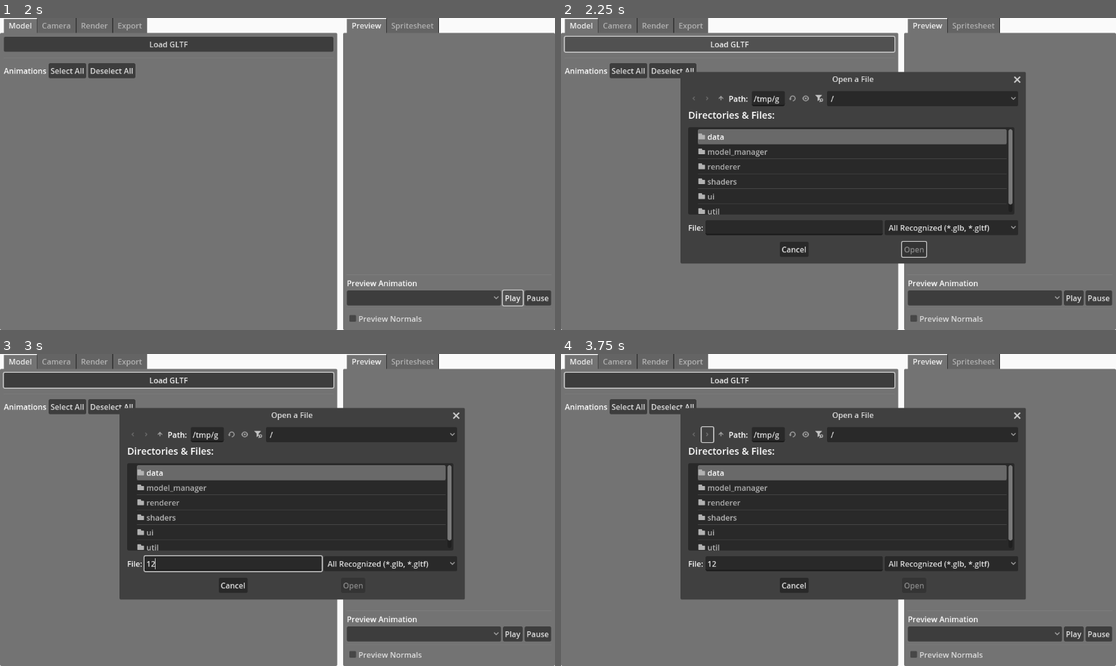
Above: before the commit, frames 1-4 (two rows, left to right).
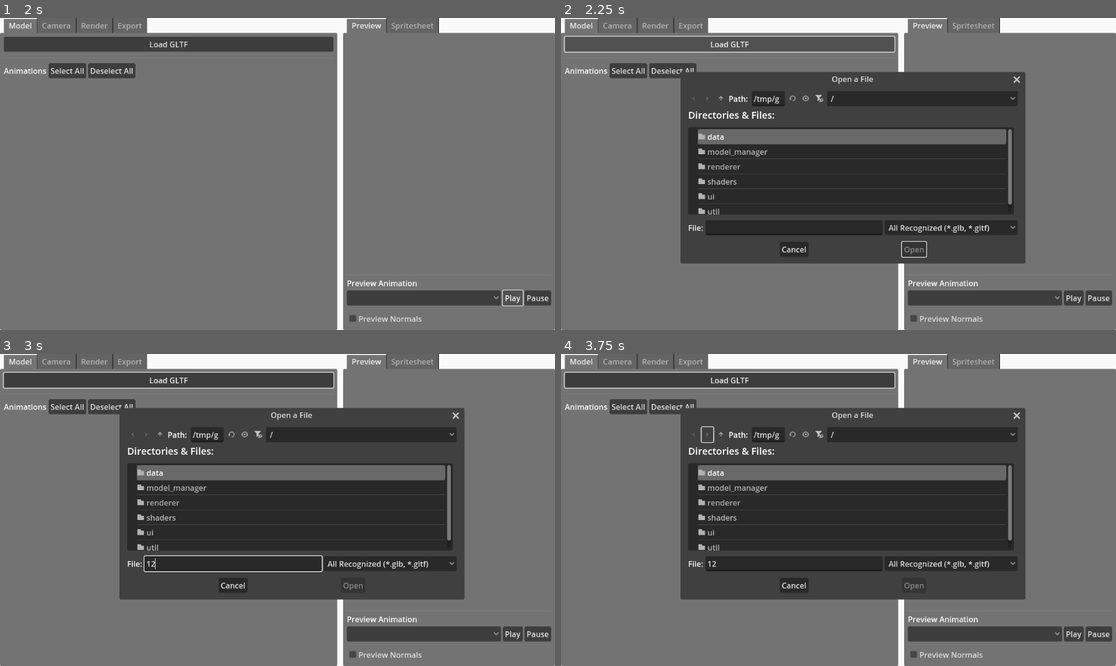
Above: after the commit, the same moments.

Repository: Caaz/FlatPixel
Game: Godot game, scene res://ui/main.tscn
Same seed, same stepped clock (60 frames per second), same inputs: the game is played once before the commit and once after it.
Inputs (mouse positions are in pixels of both pictures, inside the frame that each line leads up to):
- Up to frame 1 (2 s): click "Play" at 0.5 s; click "Play" at 1.25 s
- Up to frame 2 (2.25 s): click "Load GLTF" at 2 s
- Up to frame 3 (3 s): click (233, 563) at 2.77 s; type "12" at 2.85 s
- Up to frame 4 (3.75 s): click (705, 435) at 3.5 s

Frame 1 is identical in both runs. In frame 2, 0.1% of the frame differs, in the area x 48-83%, y 18-68%; in frame 3, 0.1%; in frame 4, 0.1%.
Error before the commit: Invalid call. Nonexistent function 'resume_animation' in base 'Nil'. (res://ui/preview_window/preview_window.gd:57)

Commit message:
more work, big cleanup

Diff:
--- a/model_manager/capture_model.gd
+++ b/model_manager/capture_model.gd
@@ -33,3 +33,25 @@
 func set_animation_position(frame_position: float):
 	if not animation_player: return
 	animation_player.seek(frame_position, true)
+
+func get_aabb():
+	return _calculate_spatial_bounds(self, false)
+
+func _calculate_spatial_bounds(parent : Node3D, exclude_top_level_transform: bool) -> AABB:
+	var bounds : AABB = AABB()
+	if parent is VisualInstance3D:
+		bounds = parent.get_aabb();
+
+	for i in range(parent.get_child_count()):
+		var child = parent.get_child(i)
+		if child and child is Node3D:
+			var child_bounds : AABB = _calculate_spatial_bounds(child, false)
+			if bounds.size == Vector3.ZERO && parent:
+				bounds = child_bounds
+			else:
+				bounds = bounds.merge(child_bounds)
+	if bounds.size == Vector3.ZERO && !parent:
+		bounds = AABB(Vector3(-0.2, -0.2, -0.2), Vector3(0.4, 0.4, 0.4))
+	if !exclude_top_level_transform:
+		bounds = parent.transform * bounds
+	return bounds
--- a/ui/animation_preview/animation_preview.gd
+++ /dev/null
@@ -1,24 +0,0 @@
-extends Control
-
-signal on_animation_settings_changed(settings: AnimationSettings)
-
-@onready var animation_selector = %AnimationSelector
-
-var current_settings: AnimationSettings = AnimationSettings.new()
-
-func set_available_animations(animations: PackedStringArray):
-	animation_selector.clear()
-	for item in animations:
-		animation_selector.add_item(item)
-
-func _on_animation_selector_item_selected(index):
-	current_settings.current_animation = animation_selector.get_item_text(index)
-	on_animation_settings_changed.emit(current_settings)
-
-func _on_play_button_pressed():
-	current_settings.is_playing = true
-	on_animation_settings_changed.emit(current_settings)
-
-func _on_pause_button_pressed():
-	current_settings.is_playing = false
-	on_animation_settings_changed.emit(current_settings)
--- a/ui/animation_preview/animation_preview.tscn
+++ /dev/null
@@ -1,34 +0,0 @@
-[gd_scene load_steps=2 format=3 uid="uid://ckry5jyr4ps3o"]
-
-[ext_resource type="Script" uid="uid://cqx4igpvvrxu2" path="res://ui/animation_preview/animation_preview.gd" id="1_pa5ka"]
-
-[node name="AnimationPreview" type="MarginContainer"]
-anchors_preset = 15
-anchor_right = 1.0
-anchor_bottom = 1.0
-grow_horizontal = 2
-grow_vertical = 2
-script = ExtResource("1_pa5ka")
-
-[node name="PanelContainer" type="PanelContainer" parent="."]
-layout_mode = 2
-
-[node name="VBoxContainer" type="VBoxContainer" parent="PanelContainer"]
-layout_mode = 2
-
-[node name="AnimationSelector" type="OptionButton" parent="PanelContainer/VBoxContainer"]
-unique_name_in_owner = true
-layout_mode = 2
-allow_reselect = true
-
-[node name="PlayButton" type="Button" parent="PanelContainer/VBoxContainer"]
-layout_mode = 2
-text = "Play"
-
-[node name="PauseButton" type="Button" parent="PanelContainer/VBoxContainer"]
-layout_mode = 2
-text = "Pause"
-
-[connection signal="item_selected" from="PanelContainer/VBoxContainer/AnimationSelector" to="." method="_on_animation_selector_item_selected"]
-[connection signal="pressed" from="PanelContainer/VBoxContainer/PlayButton" to="." method="_on_play_button_pressed"]
-[connection signal="pressed" from="PanelContainer/VBoxContainer/PauseButton" to="." method="_on_pause_button_pressed"]
--- a/ui/camera_control/camera_control.gd
+++ /dev/null
@@ -1,28 +0,0 @@
-extends Control
-
-signal on_camera_settings_changed(new_settings: CameraSettings)
-
-@onready var model_rotation_slider = %ModelRotationSlider
-@onready var model_rotation_spin_box = %ModelRotationSpinBox
-
-@onready var x_spin_box = %XSpinBox
-@onready var y_spin_box = %YSpinBox
-@onready var z_spin_box = %ZSpinBox
-
-@onready var tilt_spin_box = %TiltSpinBox
-
-var current_settings: CameraSettings
-
-func _ready():
-	_on_value_changed.call_deferred()
-
-func _on_value_changed():
-	current_settings = CameraSettings.new()
-
-	current_settings.model_rotation = model_rotation_spin_box.value
-	current_settings.camera_offset = Vector3(
-		x_spin_box.value, y_spin_box.value, z_spin_box.value
-	)
-	current_settings.camera_tilt = tilt_spin_box.value
-
-	on_camera_settings_changed.emit(current_settings)
--- a/ui/camera_control/camera_control.tscn
+++ /dev/null
@@ -1,88 +0,0 @@
-[gd_scene load_steps=2 format=3 uid="uid://b7q43fwr5nuds"]
-
-[ext_resource type="Script" uid="uid://c1tk484pm5qsn" path="res://ui/camera_control/camera_control.gd" id="1_u1soe"]
-
-[node name="CameraControl" type="MarginContainer"]
-anchors_preset = 15
-anchor_right = 1.0
-anchor_bottom = 1.0
-grow_horizontal = 2
-grow_vertical = 2
-script = ExtResource("1_u1soe")
-
-[node name="PanelContainer" type="PanelContainer" parent="."]
-layout_mode = 2
-
-[node name="VBoxContainer" type="VBoxContainer" parent="PanelContainer"]
-layout_mode = 2
-
-[node name="Label" type="Label" parent="PanelContainer/VBoxContainer"]
-layout_mode = 2
-text = "Model Rotation"
-
-[node name="HBoxContainer2" type="HBoxContainer" parent="PanelContainer/VBoxContainer"]
-layout_mode = 2
-
-[node name="ModelRotationSpinBox" type="SpinBox" parent="PanelContainer/VBoxContainer/HBoxContainer2"]
-unique_name_in_owner = true
-layout_mode = 2
-min_value = -180.0
-max_value = 180.0
-
-[node name="ModelRotationSlider" type="HSlider" parent="PanelContainer/VBoxContainer/HBoxContainer2"]
-unique_name_in_owner = true
-layout_mode = 2
-size_flags_horizontal = 3
-min_value = -180.0
-max_value = 180.0
-
-[node name="Label2" type="Label" parent="PanelContainer/VBoxContainer"]
-layout_mode = 2
-text = "Camera Offset"
-
-[node name="HBoxContainer" type="HBoxContainer" parent="PanelContainer/VBoxContainer"]
-layout_mode = 2
-
-[node name="XSpinBox" type="SpinBox" parent="PanelContainer/VBoxContainer/HBoxContainer"]
-unique_name_in_owner = true
-layout_mode = 2
-size_flags_horizontal = 3
-min_value = -20.0
-max_value = 20.0
-step = 0.1
-
-[node name="YSpinBox" type="SpinBox" parent="PanelContainer/VBoxContainer/HBoxContainer"]
-unique_name_in_owner = true
-layout_mode = 2
-size_flags_horizontal = 3
-min_value = -20.0
-max_value = 20.0
-step = 0.1
-
-[node name="ZSpinBox" type="SpinBox" parent="PanelContainer/VBoxContainer/HBoxContainer"]
-unique_name_in_owner = true
-layout_mode = 2
-size_flags_horizontal = 3
-min_value = -20.0
-max_value = 20.0
-step = 0.1
-value = 2.0
-
-[node name="Label3" type="Label" parent="PanelContainer/VBoxContainer"]
-layout_mode = 2
-text = "Camera Tilt"
-
-[node name="TiltSpinBox" type="SpinBox" parent="PanelContainer/VBoxContainer"]
-unique_name_in_owner = true
-layout_mode = 2
-size_flags_horizontal = 3
-min_value = -180.0
-max_value = 180.0
-
-[connection signal="value_changed" from="PanelContainer/VBoxContainer/HBoxContainer2/ModelRotationSpinBox" to="PanelContainer/VBoxContainer/HBoxContainer2/ModelRotationSlider" method="set_value_no_signal"]
-[connection signal="value_changed" from="PanelContainer/VBoxContainer/HBoxContainer2/ModelRotationSpinBox" to="." method="_on_value_changed" unbinds=1]
-[connection signal="value_changed" from="PanelContainer/VBoxContainer/HBoxContainer2/ModelRotationSlider" to="PanelContainer/VBoxContainer/HBoxContainer2/ModelRotationSpinBox" method="set_value"]
-[connection signal="value_changed" from="PanelContainer/VBoxContainer/HBoxContainer/XSpinBox" to="." method="_on_value_changed" unbinds=1]
-[connection signal="value_changed" from="PanelContainer/VBoxContainer/HBoxContainer/YSpinBox" to="." method="_on_value_changed" unbinds=1]
-[connection signal="value_changed" from="PanelContainer/VBoxContainer/HBoxContainer/ZSpinBox" to="." method="_on_value_changed" unbinds=1]
-[connection signal="value_changed" from="PanelContainer/VBoxContainer/TiltSpinBox" to="." method="_on_value_changed" unbinds=1]
--- a/ui/gltf_loader/pick_model_panel.gd
+++ /dev/null
@@ -1,6 +0,0 @@
-extends Control
-
-signal file_selected(path: String)
-
-func _on_file_dialog_file_selected(path):
-	file_selected.emit(path)
--- a/ui/gltf_loader/pick_model_panel.tscn
+++ /dev/null
@@ -1,46 +0,0 @@
-[gd_scene load_steps=2 format=3 uid="uid://bj5ywl5kde6x6"]
-
-[ext_resource type="Script" uid="uid://dah1q2dw7iybn" path="res://ui/gltf_loader/pick_model_panel.gd" id="1_jbfab"]
-
-[node name="PickModelPanel" type="Control"]
-layout_mode = 3
-anchors_preset = 15
-anchor_right = 1.0
-anchor_bottom = 1.0
-grow_horizontal = 2
-grow_vertical = 2
-script = ExtResource("1_jbfab")
-
-[node name="FileDialog" type="FileDialog" parent="."]
-title = "Open a File"
-initial_position = 1
-size = Vector2i(750, 400)
-ok_button_text = "Open"
-file_mode = 0
-access = 2
-filters = PackedStringArray("*.gltf", "*.glb")
-
-[node name="MarginContainer" type="MarginContainer" parent="."]
-layout_mode = 1
-anchors_preset = 15
-anchor_right = 1.0
-anchor_bottom = 1.0
-grow_horizontal = 2
-grow_vertical = 2
-theme_override_constants/margin_left = 8
-theme_override_constants/margin_top = 8
-theme_override_constants/margin_right = 8
-theme_override_constants/margin_bottom = 8
-
-[node name="PanelContainer" type="PanelContainer" parent="MarginContainer"]
-layout_mode = 2
-
-[node name="VBoxContainer" type="VBoxContainer" parent="MarginContainer/PanelContainer"]
-layout_mode = 2
-
-[node name="Button" type="Button" parent="MarginContainer/PanelContainer/VBoxContainer"]
-layout_mode = 2
-text = "Load GLTF"
-
-[connection signal="file_selected" from="FileDialog" to="." method="_on_file_dialog_file_selected"]
-[connection signal="pressed" from="MarginContainer/PanelContainer/VBoxContainer/Button" to="FileDialog" method="show"]
--- a/ui/main.tscn
+++ b/ui/main.tscn
@@ -4,7 +4,7 @@
 [ext_resource type="PackedScene" uid="uid://b88sbvecfhnlq" path="res://ui/preview_window/preview_window.tscn" id="2_pxk5g"]
 [ext_resource type="PackedScene" uid="uid://s3okkitvmc7k" path="res://ui/panels/export_panel.tscn" id="5_06s8x"]
 [ext_resource type="PackedScene" uid="uid://diklcen85yc3m" path="res://ui/panels/render_panel.tscn" id="5_fc3ap"]
-[ext_resource type="PackedScene" uid="uid://bdagb6dr0dy1l" path="res://ui/panels/spritesheet_preview.tscn" id="7_06s8x"]
+[ext_resource type="PackedScene" uid="uid://bdagb6dr0dy1l" path="res://ui/preview_window/spritesheet_preview.tscn" id="7_06s8x"]
 [ext_resource type="PackedScene" uid="uid://biv2jotw81h8x" path="res://ui/panels/camera_panel.tscn" id="8_7nk2m"]
 [ext_resource type="PackedScene" uid="uid://dtlhn4og7ouyg" path="res://ui/panels/model_panel.tscn" id="8_ar4ev"]
 
--- a/ui/panels/camera_panel.gd
+++ b/ui/panels/camera_panel.gd
@@ -40,3 +40,10 @@
 	settings.perspective_camera_fov = perspective_fov_spin_box.value
 
 	Session.set_camera_settings(settings)
+
+func _autoframe():
+	var aabb = Session.model_settings.model.get_aabb()
+	var center = aabb.get_center()
+	offset_x_spin_box.value = center.x
+	offset_y_spin_box.value = center.y
+	_on_value_changed()
--- a/ui/panels/camera_panel.tscn
+++ b/ui/panels/camera_panel.tscn
@@ -134,6 +134,13 @@
 allow_greater = true
 allow_lesser = true
 
+[node name="HSeparator3" type="HSeparator" parent="VBoxContainer"]
+layout_mode = 2
+
+[node name="AutocenterButton" type="Button" parent="VBoxContainer"]
+layout_mode = 2
+text = "Autocenter"
+
 [connection signal="value_changed" from="VBoxContainer/ModelRotationHBox/ModelRotationSpinBox" to="VBoxContainer/ModelRotationHBox/ModelRotationSlider" method="set_value_no_signal"]
 [connection signal="value_changed" from="VBoxContainer/ModelRotationHBox/ModelRotationSpinBox" to="." method="_on_value_changed" unbinds=1]
 [connection signal="value_changed" from="VBoxContainer/ModelRotationHBox/ModelRotationSlider" to="VBoxContainer/ModelRotationHBox/ModelRotationSpinBox" method="set_value"]
@@ -144,3 +151,4 @@
 [connection signal="item_selected" from="VBoxContainer/ProjectionOptionButton" to="." method="_on_value_changed" unbinds=1]
 [connection signal="value_changed" from="VBoxContainer/OrthoOnlyVBox/OrthoSizeSpinBox" to="." method="_on_value_changed" unbinds=1]
 [connection signal="value_changed" from="VBoxContainer/PerspectiveOnlyVBox/PerspectiveFovSpinBox" to="." method="_on_value_changed" unbinds=1]
+[connection signal="pressed" from="VBoxContainer/AutocenterButton" to="." method="_autoframe"]
--- a/ui/preview_window/preview_window.gd
+++ b/ui/preview_window/preview_window.gd
@@ -39,11 +39,6 @@
 	world.size = settings.resolution
 	simulation.set_render_settings(settings)
 
-func set_animation_settings(settings: AnimationSettings):
-	preview_dummy.play_animation(settings.current_animation)
-	if not settings.is_playing:
-		preview_dummy.pause_animation()
-
 func get_viewport_image() -> Image:
 	return (viewport_view.texture as ViewportTexture).get_image()
 
@@ -51,12 +46,18 @@
 	set_model_animation(preview_animation_option_button.get_item_text(idx))
 
 func set_model_animation(animation: String):
+	if not preview_dummy:
+		return
 	preview_dummy.play_animation(animation)
 
 func play_model_animation():
+	if not preview_dummy:
+		return
 	preview_dummy.resume_animation()
 
 func pause_model_animation():
+	if not preview_dummy:
+		return
 	preview_dummy.pause_animation()
 
 func set_preview_normals(state: bool):
--- a/ui/panels/spritesheet_preview.tscn
+++ b/ui/preview_window/spritesheet_preview.tscn
@@ -1,6 +1,6 @@
 [gd_scene load_steps=2 format=3 uid="uid://bdagb6dr0dy1l"]
 
-[ext_resource type="Script" uid="uid://caye85eecitse" path="res://ui/panels/spritesheet_preview.gd" id="1_oytde"]
+[ext_resource type="Script" uid="uid://caye85eecitse" path="res://ui/preview_window/spritesheet_preview.gd" id="1_oytde"]
 
 [node name="SpritesheetPreview" type="MarginContainer"]
 anchors_preset = 15
--- a/ui/render_control/render_control.gd
+++ /dev/null
@@ -1,28 +0,0 @@
-extends MarginContainer
-
-signal on_render_settings_changed(new_settings: RenderSettings)
-signal on_render_spritesheet_requested(output_path: String)
-
-@onready var x_spin_box = %XSpinBox
-@onready var y_spin_box = %YSpinBox
-
-@onready var render_normal_checkbox = %RenderNormalCheckbox
-
-@onready var fps_spin_box = %FPSSpinBox
-
-var current_settings: RenderSettings
-
-func _ready():
-	_on_value_changed.call_deferred()
-
-func _on_value_changed():
-	current_settings = RenderSettings.new()
-
-	current_settings.resolution = Vector2i(int(x_spin_box.value), int(y_spin_box.value))
-	current_settings.render_fps = int(fps_spin_box.value)
-
-	on_render_settings_changed.emit(current_settings)
-
-
-func _on_render_spritesheet_button_pressed():
-	on_render_spritesheet_requested.emit("")
--- a/ui/render_control/render_control.tscn
+++ /dev/null
@@ -1,67 +0,0 @@
-[gd_scene load_steps=2 format=3 uid="uid://dfdsqt3xgfoc4"]
-
-[ext_resource type="Script" uid="uid://b0qdfktt0sykn" path="res://ui/render_control/render_control.gd" id="1_b4lyg"]
-
-[node name="RenderControl" type="MarginContainer"]
-anchors_preset = 15
-anchor_right = 1.0
-anchor_bottom = 1.0
-grow_horizontal = 2
-grow_vertical = 2
-script = ExtResource("1_b4lyg")
-
-[node name="PanelContainer" type="PanelContainer" parent="."]
-layout_mode = 2
-
-[node name="VBoxContainer" type="VBoxContainer" parent="PanelContainer"]
-layout_mode = 2
-
-[node name="Label" type="Label" parent="PanelContainer/VBoxContainer"]
-layout_mode = 2
-text = "Render Resolution"
-
-[node name="ResolutionContainer" type="HBoxContainer" parent="PanelContainer/VBoxContainer"]
-layout_mode = 2
-
-[node name="XSpinBox" type="SpinBox" parent="PanelContainer/VBoxContainer/ResolutionContainer"]
-unique_name_in_owner = true
-layout_mode = 2
-size_flags_horizontal = 3
-min_value = 8.0
-max_value = 256.0
-value = 64.0
-
-[node name="YSpinBox" type="SpinBox" parent="PanelContainer/VBoxContainer/ResolutionContainer"]
-unique_name_in_owner = true
-layout_mode = 2
-size_flags_horizontal = 3
-min_value = 8.0
-max_value = 256.0
-value = 64.0
-
-[node name="RenderNormalCheckbox" type="CheckBox" parent="PanelContainer/VBoxContainer"]
-unique_name_in_owner = true
-layout_mode = 2
-text = "Preview Normal Maps"
-
-[node name="Label2" type="Label" parent="PanelContainer/VBoxContainer"]
-layout_mode = 2
-text = "Render FPS"
-
-[node name="FPSSpinBox" type="SpinBox" parent="PanelContainer/VBoxContainer"]
-unique_name_in_owner = true
-layout_mode = 2
-size_flags_horizontal = 3
-min_value = 1.0
-max_value = 240.0
-value = 30.0
-
-[node name="RenderSpritesheetButton" type="Button" parent="PanelContainer/VBoxContainer"]
-layout_mode = 2
-text = "Render Spritesheet"
-
-[connection signal="value_changed" from="PanelContainer/VBoxContainer/ResolutionContainer/XSpinBox" to="." method="_on_value_changed" unbinds=1]
-[connection signal="value_changed" from="PanelContainer/VBoxContainer/ResolutionContainer/YSpinBox" to="." method="_on_value_changed" unbinds=1]
-[connection signal="pressed" from="PanelContainer/VBoxContainer/RenderNormalCheckbox" to="." method="_on_value_changed"]
-[connection signal="value_changed" from="PanelContainer/VBoxContainer/FPSSpinBox" to="." method="_on_value_changed" unbinds=1]
-[connection signal="pressed" from="PanelContainer/VBoxContainer/RenderSpritesheetButton" to="." method="_on_render_spritesheet_button_pressed"]
Not shown, removed: ui/animation_preview/animation_preview.gd.uid
Not shown, removed: ui/camera_control/camera_control.gd.uid
Not shown, removed: ui/gltf_loader/pick_model_panel.gd.uid
Renamed: ui/panels/spritesheet_preview.gd -> ui/preview_window/spritesheet_preview.gd
Renamed: ui/panels/spritesheet_preview.gd.uid -> ui/preview_window/spritesheet_preview.gd.uid
Not shown, removed: ui/render_control/render_control.gd.uid
